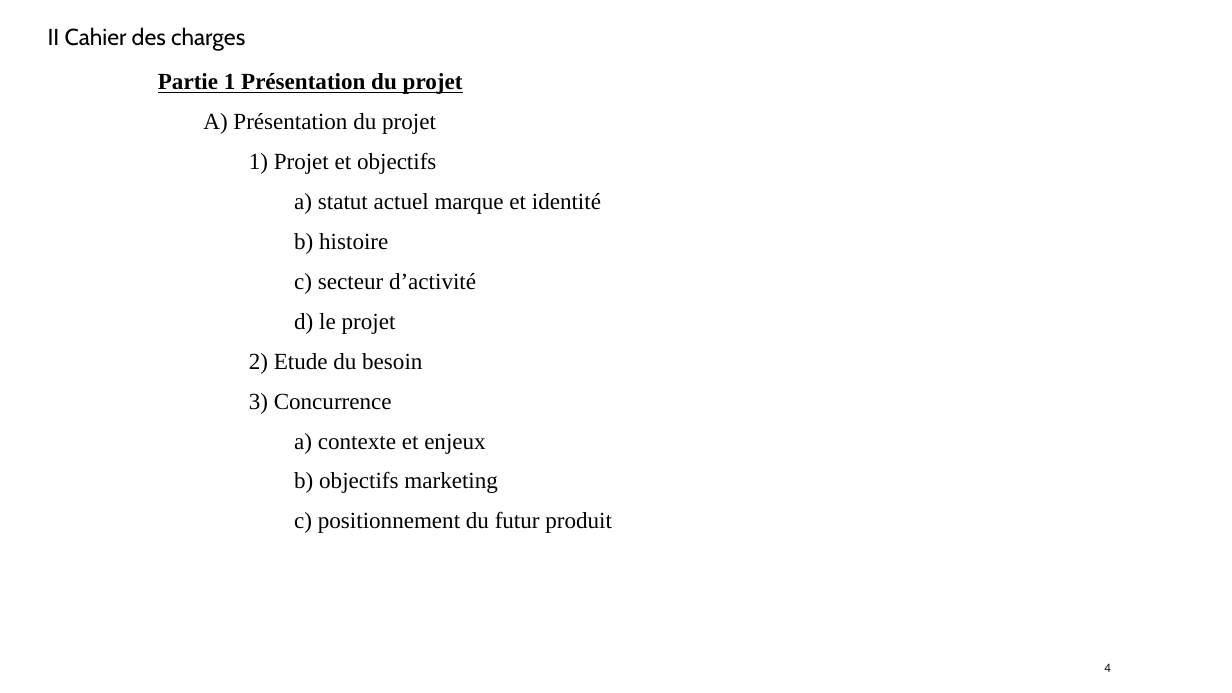
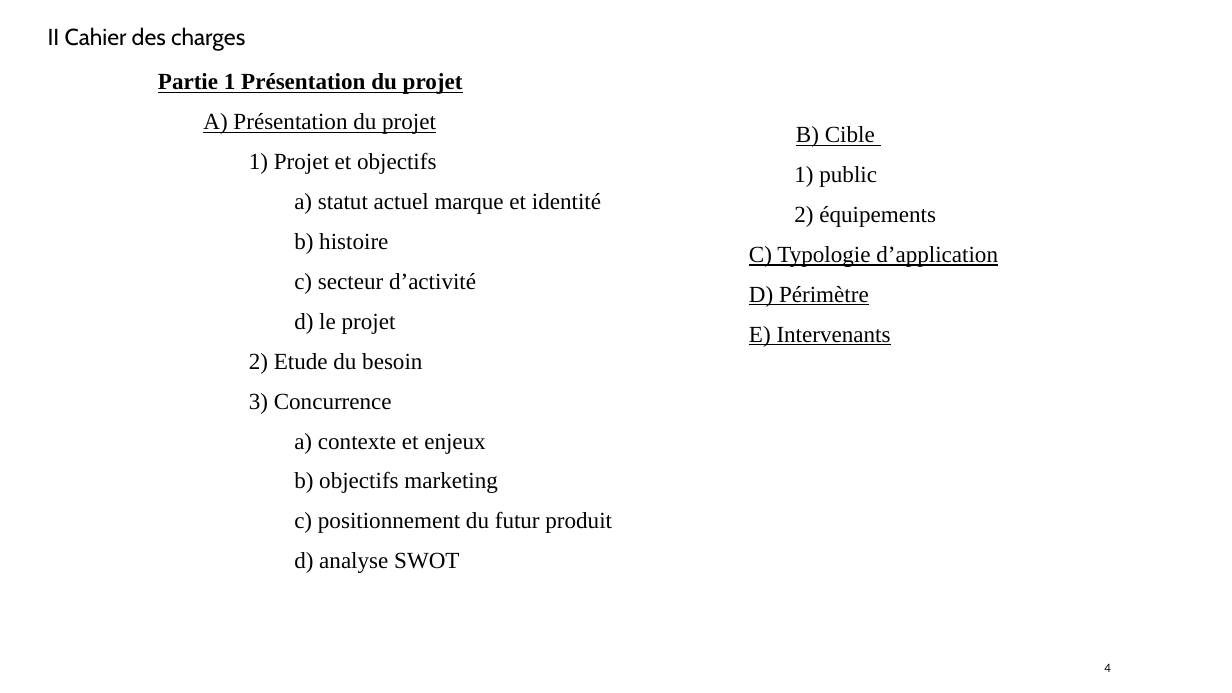
Before and after one commit to Laurette2032/REA, a slide deck: slide 4 of REA 1/Présentation Projet personnel_V2.pptx. Drawn at 1232x693 pixels with LibreOffice and Linux fonts; fonts in the diff are those of the drawing. Boxes give left, top, right and bottom in pixels: in the first picture for what was removed or moved away, otherwise in the second. Text is boxed around its words. In the diff, an @@ line names an element or a change of style, - is before the commit and + after.

```diff
--- a/REA 1/Présentation Projet personnel_V2.pptx
+++ b/REA 1/Présentation Projet personnel_V2.pptx
@@ text at (x1=203, y1=113, x2=436, y2=134): underline on in "A) Présentation du projet" @@
@@ text added at (x1=749, y1=126, x2=998, y2=347), 18 pt, text #000000, underline @@
+B) Cible
+1) public
+2) équipements
+C) Typologie d’application
+D) Périmètre
+E) Intervenants
@@ text at (x1=294, y1=552, x2=459, y2=573): paragraph added @@
+d) analyse SWOT
```
Also in this commit, not shown: 6 slides added, 1 slide removed, 2 other files.
